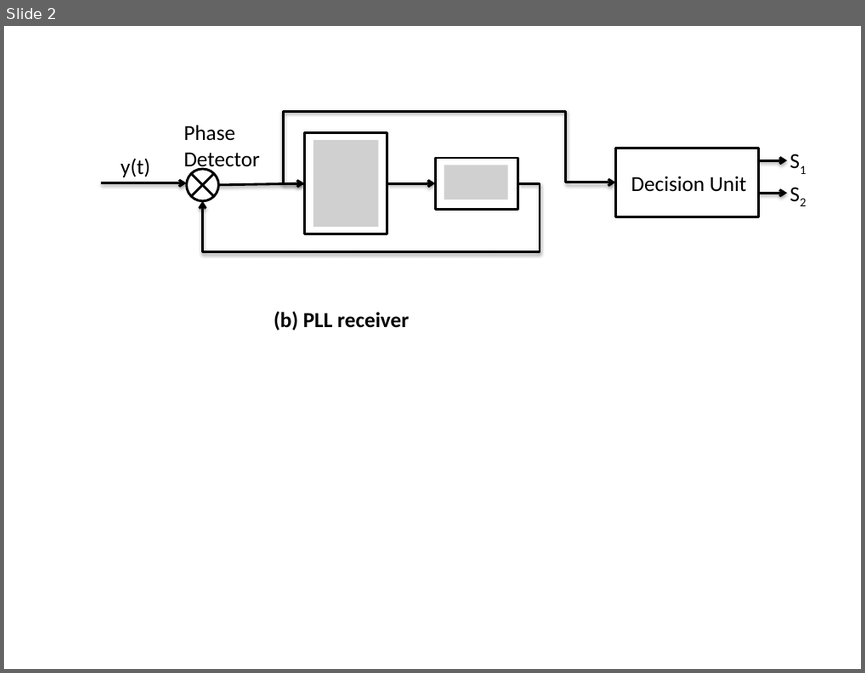
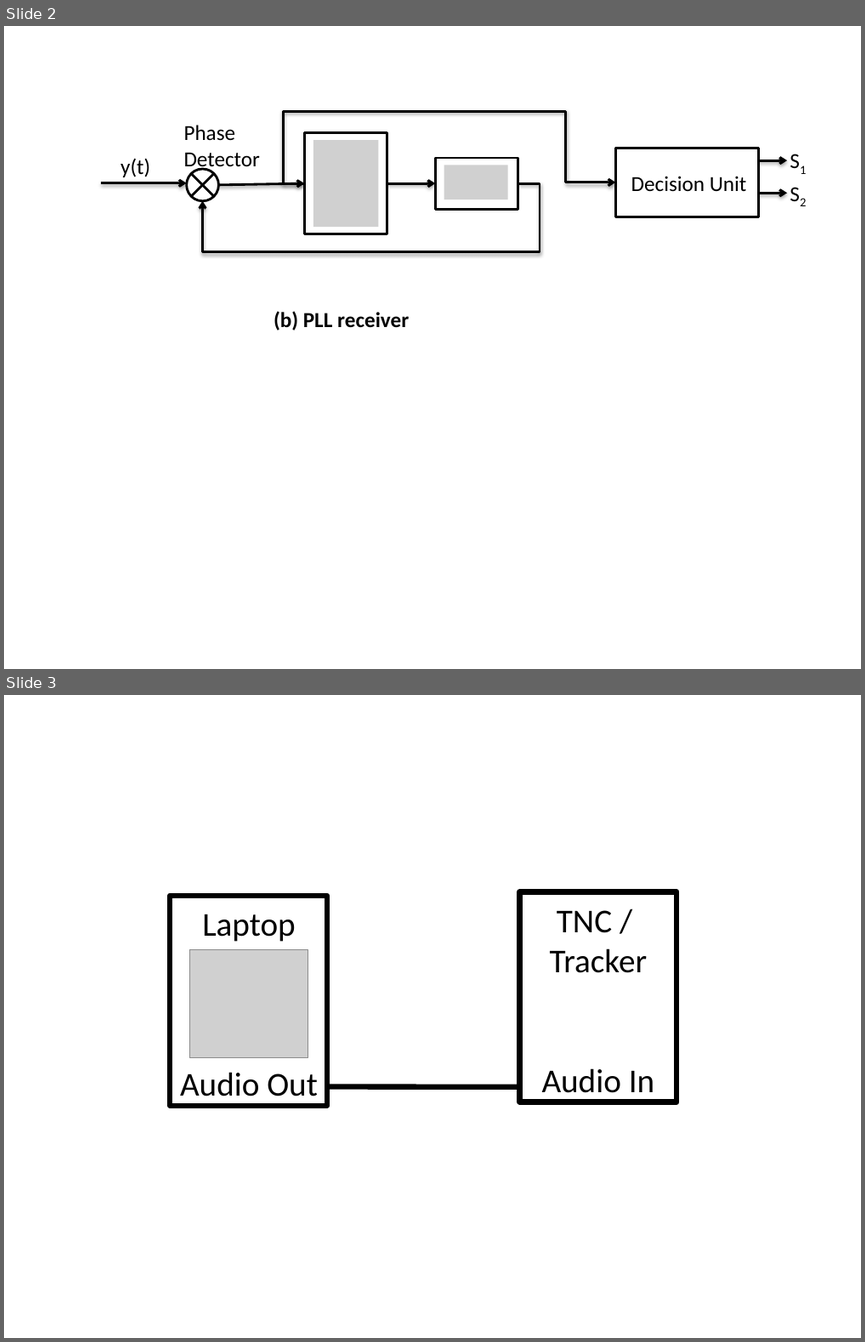
Before and after one commit to robbieford/RRXThesis, a slide deck: images/BlockDiagrams.pptx. Shown one above the other, each under a label of ours: slide 2 before the commit, slides 2 and 3 after it. The pictures are 865x673 and 865x1342 pixels, drawn with LibreOffice and Linux fonts; fonts in the diff are those of the drawing; grey boxes stand for pictures. Boxes give left, top, right and bottom in pixels: in the first picture for what was removed or moved away, otherwise in the second. Text is boxed around its words. In the diff, an @@ line names an element or a change of style, - is before the commit and + after.

```diff
--- a/images/BlockDiagrams.pptx
+++ b/images/BlockDiagrams.pptx
@@ slide 3 added at [4, 695, 861, 1338], background #FFFFFF @@
@@ rectangle added at [171, 896, 327, 1106], outline #000000 4.5 pt @@
@@ rectangle added at [520, 892, 676, 1102], outline #000000 4.5 pt @@
@@ text added at [180, 914, 318, 1105], 28 pt, text #000000 @@
+Laptop
+Audio Out
@@ text added at [542, 910, 654, 1100], 28 pt, text #000000 @@
+TNC /
+Tracker
+Audio In
@@ picture added at [189, 950, 307, 1058] @@
@@ line added from (328, 1087) to (520, 1087), #000000 4.5 pt @@
```
Also in this commit, not shown: 1 other slide added, 2 other files.
